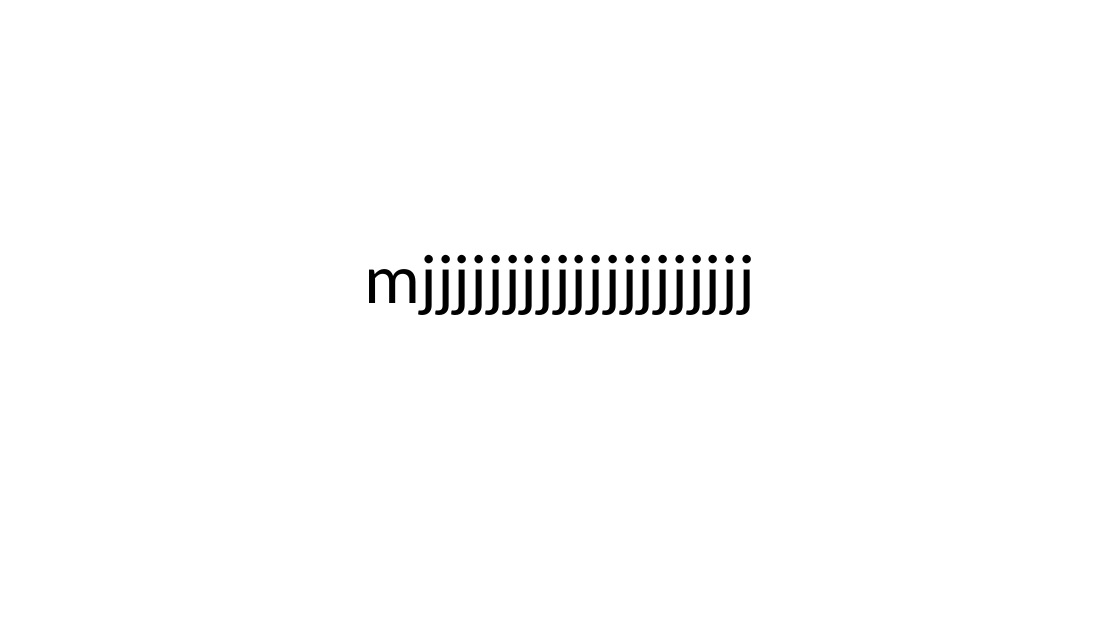
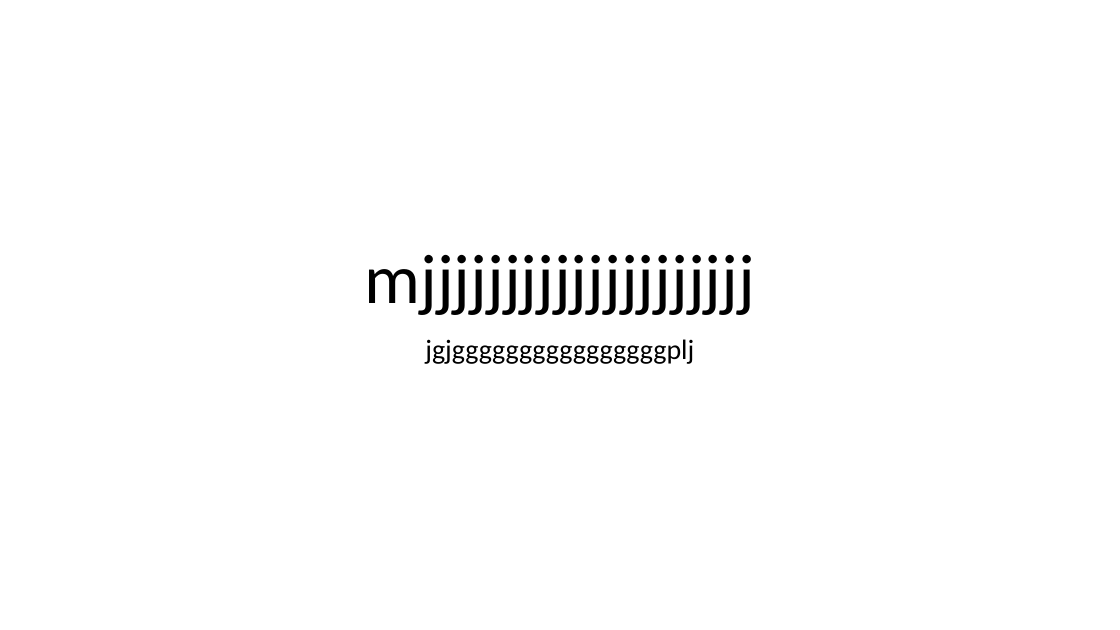
Before and after one commit to pavankumar28ciliveru/test_demo, a slide deck: slide 1 of New folder/New Microsoft PowerPoint Presentation.pptx. Drawn at 1120x630 pixels with LibreOffice and Linux fonts; fonts in the diff are those of the drawing. Boxes give left, top, right and bottom in pixels: in the first picture for what was removed or moved away, otherwise in the second. Text is boxed around its words. In the diff, an @@ line names an element or a change of style, - is before the commit and + after.

Commit message:
hhh

```diff
--- a/New folder/New Microsoft PowerPoint Presentation.pptx
+++ b/New folder/New Microsoft PowerPoint Presentation.pptx
@@ subtitle added at (x1=425, y1=339, x2=694, y2=364), 24 pt, text #000000 @@
+jgjggggggggggggggggplj
```
